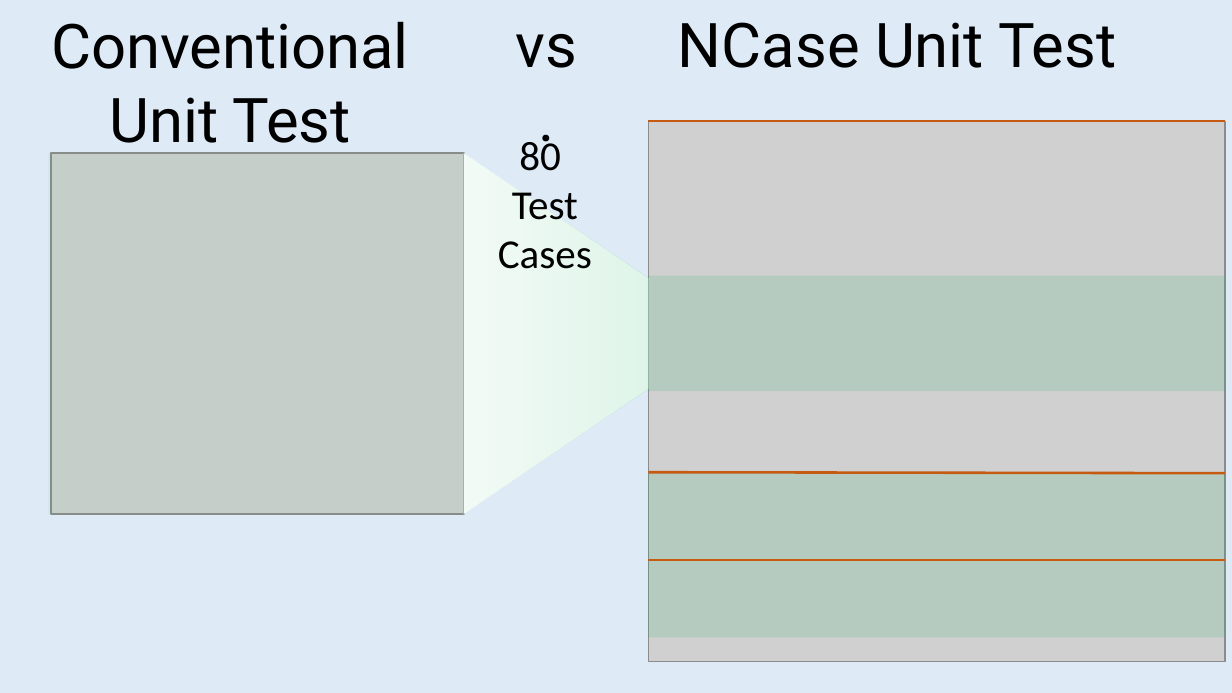
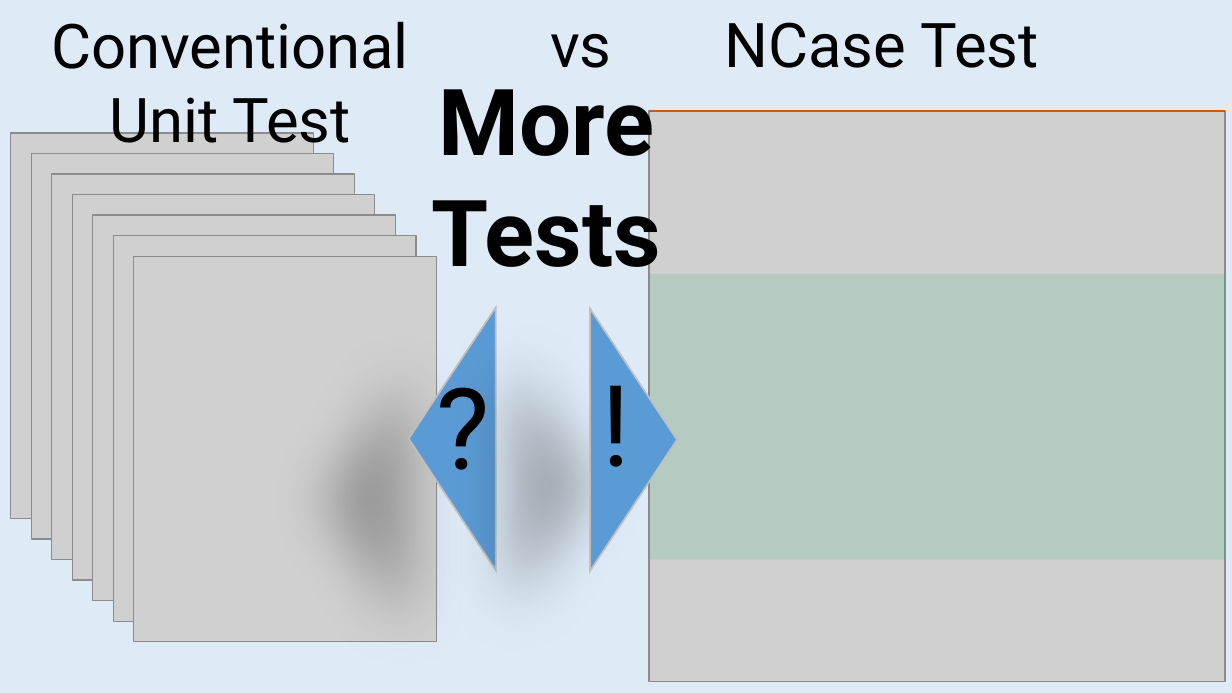
Before and after one commit to jeromerg/NCase, a slide deck: slide 4 of src/NCase.Doc/intern/ReadmeCaroussel.pptx (slide 14 before the commit). Drawn at 1232x693 pixels with LibreOffice and Linux fonts; fonts in the diff are those of the drawing; grey boxes stand for pictures. Boxes give left, top, right and bottom in pixels: in the first picture for what was removed or moved away, otherwise in the second. Text is boxed around its words. In the diff, an @@ line names an element or a change of style, - is before the commit and + after.

```diff
--- a/src/NCase.Doc/intern/ReadmeCaroussel.pptx
+++ b/src/NCase.Doc/intern/ReadmeCaroussel.pptx
@@ text "vs." moved from (x1=516, y1=34, x2=578, y2=68) to (x1=550, y1=34, x2=612, y2=68) @@
@@ text at (x1=724, y1=22, x2=1038, y2=68): text changed @@
-NCase Unit Test
+NCase Test
@@ text added at (x1=432, y1=89, x2=661, y2=288), 54 pt, text #000000, bold @@
+More
+Tests
@@ picture resized from (x1=648, y1=121, x2=1225, y2=660) to (x1=649, y1=111, x2=1225, y2=681) @@
@@ line moved from (648, 121) - (1225, 121) to (649, 111) - (1225, 111) @@
@@ picture added at (x1=11, y1=133, x2=314, y2=519) @@
@@ text removed at (x1=498, y1=136, x2=592, y2=269) @@
-80
-Test Cases
@@ picture added at (x1=31, y1=154, x2=334, y2=540) @@
@@ rectangle removed at (x1=48, y1=153, x2=463, y2=514) @@
@@ picture resized from (x1=51, y1=153, x2=463, y2=514) to (x1=52, y1=174, x2=355, y2=559) @@
@@ trapezoid removed at (x1=464, y1=153, x2=649, y2=514) @@
@@ trapezoid removed at (x1=464, y1=153, x2=649, y2=514) @@
@@ picture added at (x1=73, y1=195, x2=376, y2=580) @@
@@ picture added at (x1=92, y1=216, x2=395, y2=601) @@
@@ picture added at (x1=113, y1=235, x2=416, y2=621) @@
@@ picture added at (x1=134, y1=256, x2=437, y2=642) @@
@@ rectangle resized from (x1=648, y1=276, x2=1225, y2=392) to (x1=649, y1=274, x2=1225, y2=559) @@
@@ triangle added at (x1=408, y1=308, x2=495, y2=570), fill #5B9BD5, outline #BFBFBF 1 pt @@
@@ triangle added at (x1=590, y1=309, x2=678, y2=572), fill #5B9BD5, outline #BFBFBF 1 pt @@
@@ text added at (x1=413, y1=351, x2=515, y2=500), 66 pt, text #000000 @@
+?
@@ text added at (x1=565, y1=347, x2=668, y2=496), 66 pt, text #000000 @@
+!
@@ rectangle removed at (x1=648, y1=472, x2=1225, y2=637) @@
@@ line removed from (648, 472) to (1225, 473) @@
@@ line removed from (648, 561) to (1225, 561) @@
```
Also in this commit, not shown: 11 other slides changed, 1 slide added, 3 slides removed, 5 other files.
